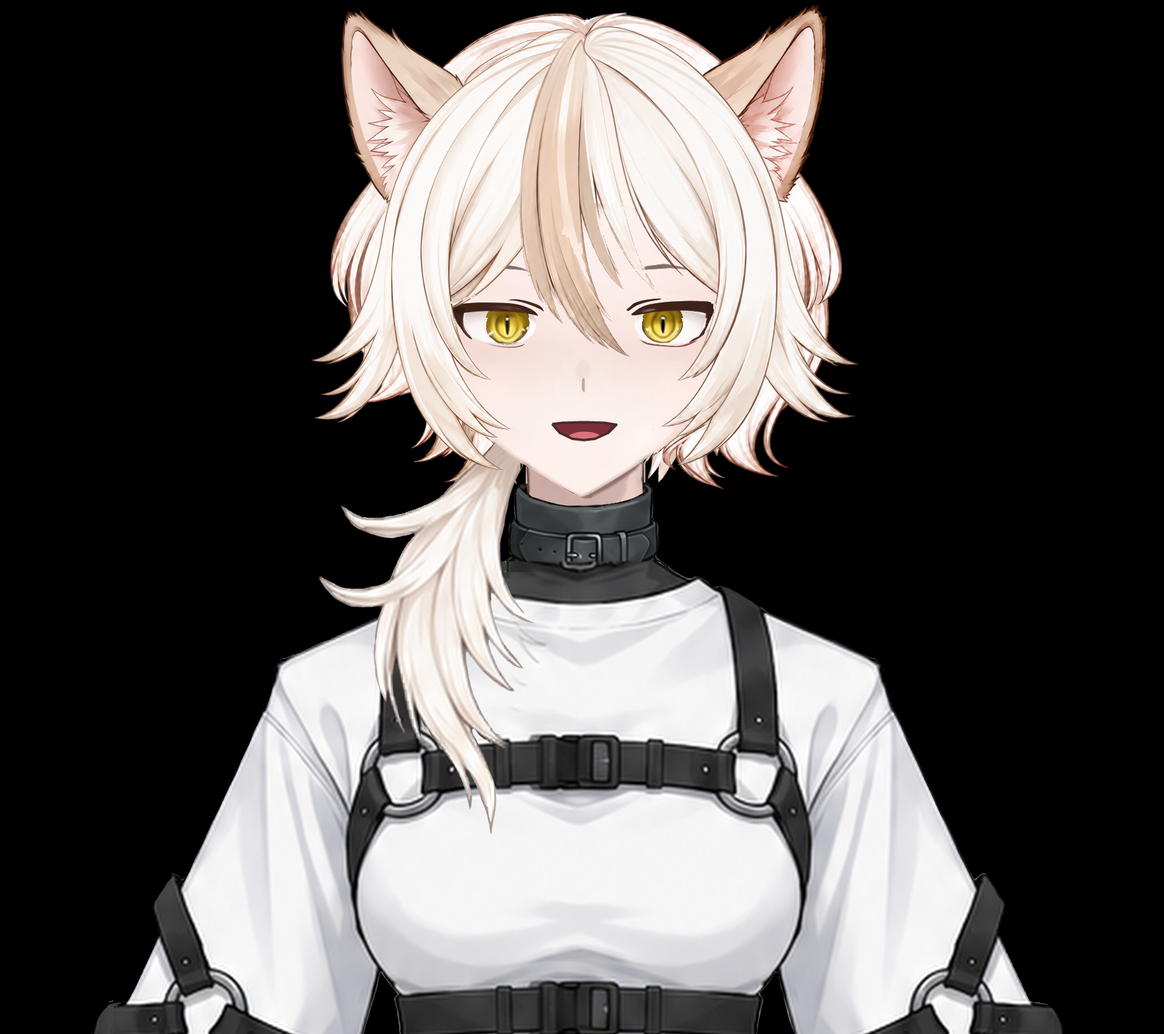
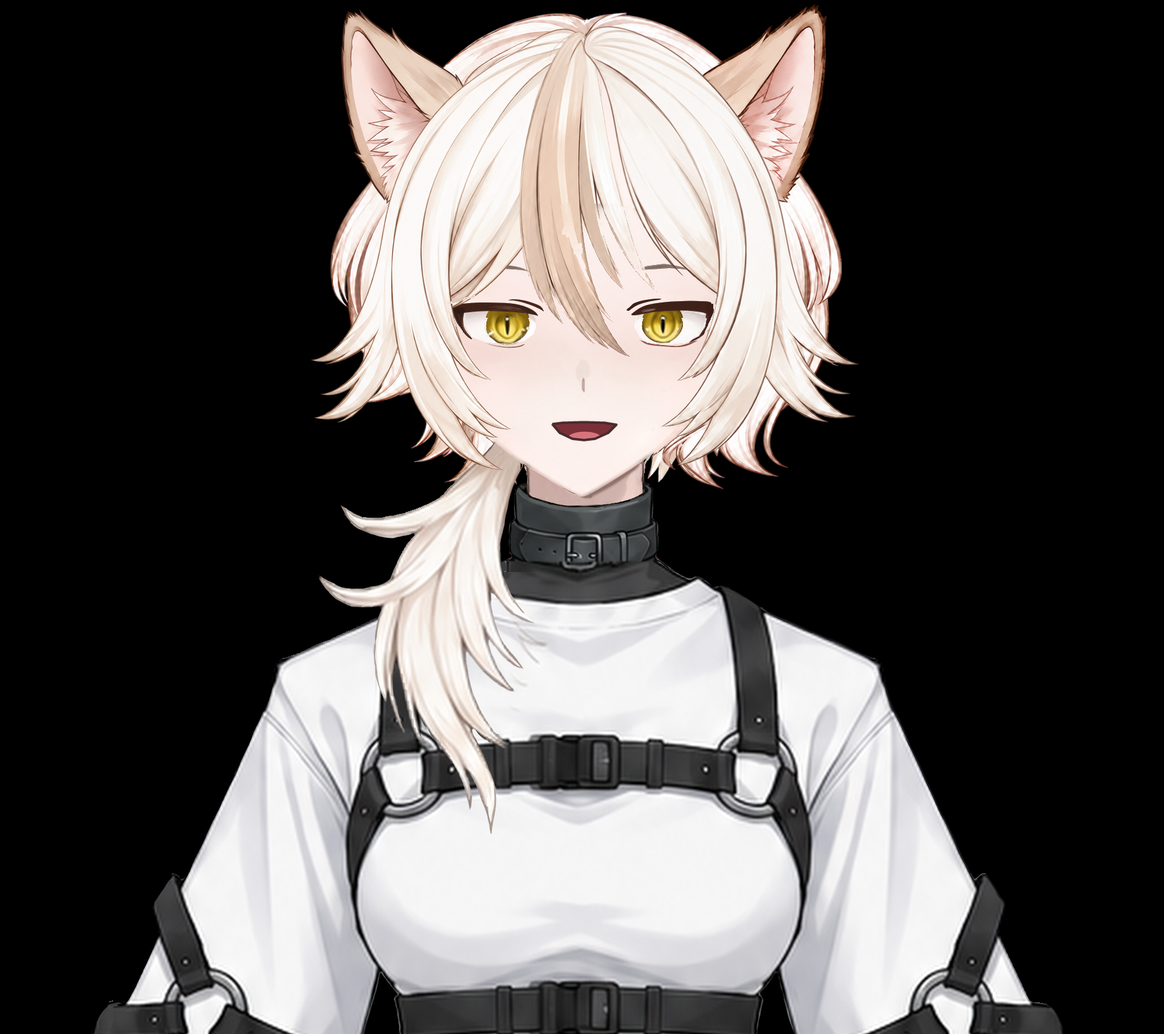
The second w=1164, h=1034 image is a revision of the first. Changes to its layers:
painted on "neck" over [522,461,647,493]
